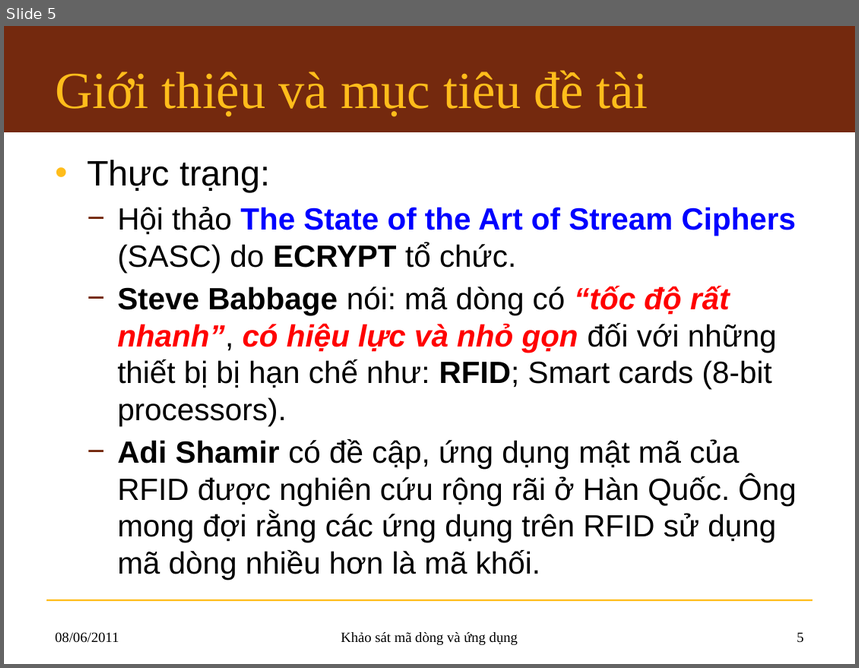
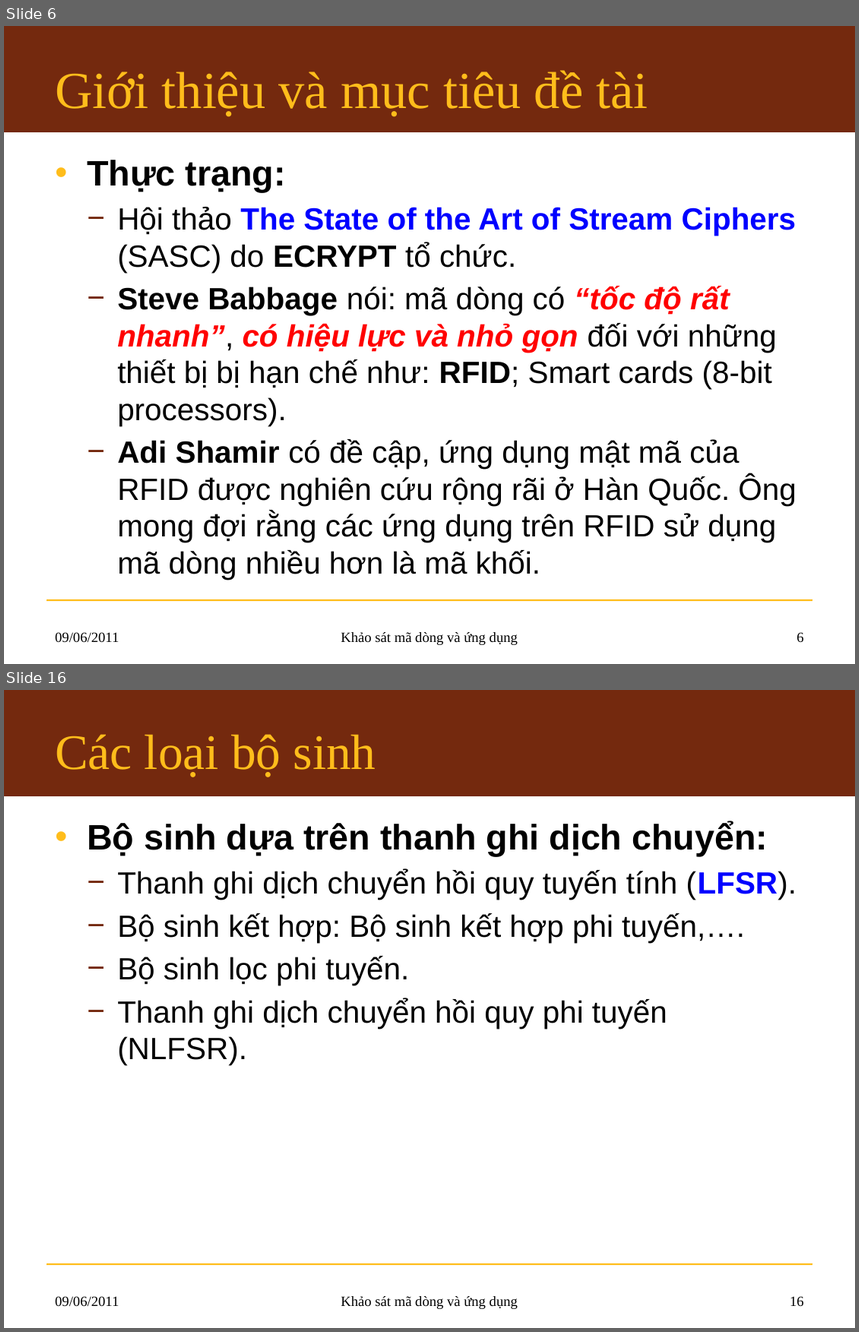
Before and after one commit to hemprasad/lvmm-sc, a slide deck: 7.Slide/KLTN_Slide.pptx. Shown one above the other, each under a label of ours: slide 5 before the commit, slides 6 and 16 after it; the slides between them are not shown. The pictures are 859x668 and 859x1332 pixels, drawn with LibreOffice and Linux fonts; fonts in the diff are those of the drawing; background and template pictures are left out. Boxes give left, top, right and bottom in pixels: in the first picture for what was removed or moved away, otherwise in the second. Text is boxed around its words. In the diff, an @@ line names an element or a change of style, - is before the commit and + after.

```diff
--- a/7.Slide/KLTN_Slide.pptx
+++ b/7.Slide/KLTN_Slide.pptx
@@ slide 16 added at <box>4,690,855,1328</box>, background #FFFFFF; not listed: 2 template elements that a slide beside it also shows @@
@@ title added at <box>55,734,376,777</box>, 42 pt, text #FFBD1B @@
+Các loại bộ sinh
@@ text added at <box>87,822,797,1065</box>, 26 pt, text #000000 @@
+• Bộ sinh dựa trên thanh ghi dịch chuyển:
+  − Thanh ghi dịch chuyển hồi quy tuyến tính (LFSR).
+  − Bộ sinh kết hợp: Bộ sinh kết hợp phi tuyến,….
+  − Bộ sinh lọc phi tuyến.
+  − Thanh ghi dịch chuyển hồi quy phi tuyến (NLFSR).
@@ text added at <box>55,1296,119,1307</box>, 12 pt, text #000000 @@
+09/06/2011
@@ text added at <box>341,1296,518,1309</box>, 12 pt, text #000000 @@
+Khảo sát mã dòng và ứng dụng
@@ page number added at <box>790,1296,804,1307</box>, 12 pt, text #000000 @@
+16
@@ what was slide 5 is now slide 6 @@
@@ slide 6 changed as well @@
@@ text at <box>87,160,286,193</box>: bold on in "Thực trạng:" @@
@@ text at <box>55,632,119,643</box>: text changed @@
-08/06/2011
+09/06/2011
@@ page number at <box>797,632,804,643</box>: text changed @@
-5
+6
```
Also in this commit, not shown: 6 other slides changed, 9 other slides added.
